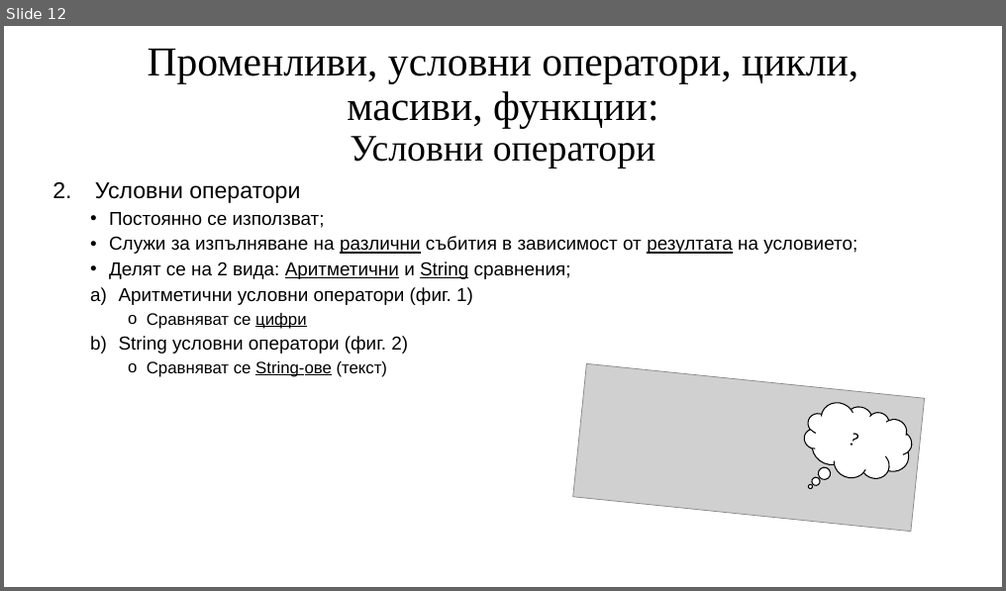
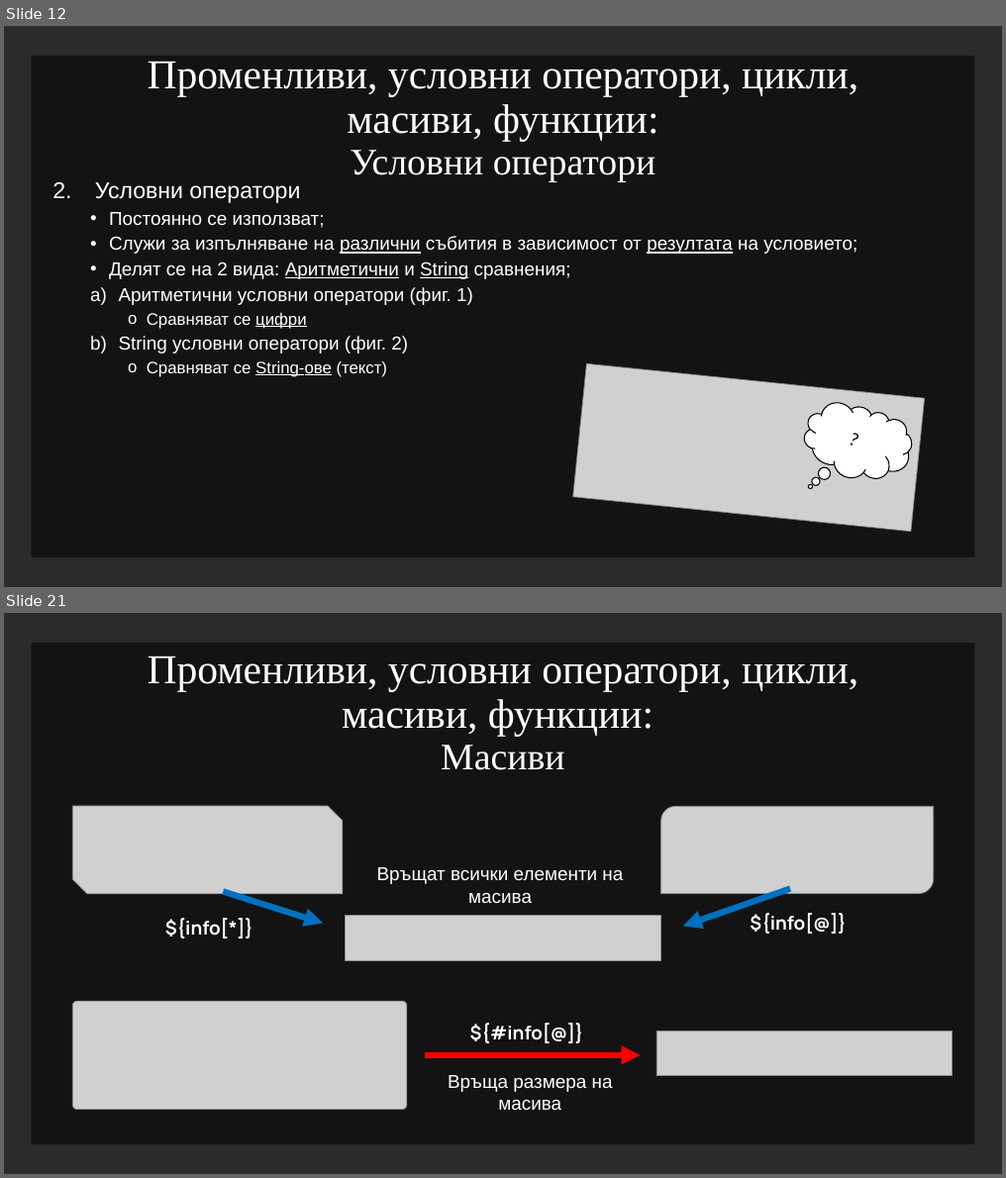
Before and after one commit to Rokyuto/School, a slide deck: Operating Systems/19205.pptx. Shown one above the other, each under a label of ours: slide 12 before the commit, slides 12 and 21 after it; the slides between them are not shown. The pictures are 1006x591 and 1006x1178 pixels, drawn with LibreOffice and Linux fonts; fonts in the diff are those of the drawing; grey boxes stand for pictures; background and template pictures are left out; a plain dark background stands for a picture behind light text. Boxes give left, top, right and bottom in pixels: in the first picture for what was removed or moved away, otherwise in the second. Text is boxed around its words. In the diff, an @@ line names an element or a change of style, - is before the commit and + after.

```diff
--- a/Operating Systems/19205.pptx
+++ b/Operating Systems/19205.pptx
@@ slide 21 added at (4, 613, 1002, 1174), background picture (left out) @@
@@ rectangle added at (31, 643, 974, 1145), fill #000000 at 55% opacity @@
@@ title added at (148, 656, 858, 770), 39.6 pt, text #FFFFFF @@
+Променливи, условни оператори, цикли, масиви, функции:
+Масиви
@@ picture added at (73, 806, 343, 894) @@
@@ picture added at (661, 806, 934, 894) @@
@@ text added at (377, 867, 623, 903), 18 pt, text #FFFFFF @@
+Връщат всички елементи на масива
@@ arrow added from (224, 891) to (323, 924), #0070C0 6 pt @@
@@ arrow added from (790, 888) to (683, 926), #0070C0 6 pt @@
@@ text added at (165, 918, 253, 939), 18 pt, text #FFFFFF, bold @@
+${info[*]}
@@ picture added at (346, 915, 660, 960) @@
@@ text added at (749, 913, 846, 934), 18 pt, text #FFFFFF, bold @@
+${info[@]}
@@ picture added at (73, 1001, 408, 1110) @@
@@ text added at (470, 1023, 584, 1044), 18 pt, text #FFFFFF, bold @@
+${#info[@]}
@@ arrow added from (425, 1056) to (641, 1056), #FF0000 6 pt @@
@@ picture added at (656, 1032, 952, 1076) @@
@@ text added at (448, 1075, 613, 1110), 18 pt, text #FFFFFF @@
+Връща размера на масива
@@ slide 12 changed as well @@
@@ background #FFFFFF to picture (left out) @@
@@ rectangle added at (31, 56, 974, 558), fill #000000 at 55% opacity @@
@@ title "Променливи, условни оператори, цикли, масиви, ..." at (148, 61, 858, 182): text colour #000000 to #FFFFFF @@
@@ title "Променливи, условни оператори, цикли, масиви, ...": place and size @@
-title "Променливи, условни оператори, цикли, масиви, ..." at (148, 48, 858, 169)
+title "Променливи, условни оператори, цикли, масиви, ..." at (148, 61, 858, 182)
@@ text "Условни оператори" at (95, 182, 857, 377): text colour #000000 to #FFFFFF @@
```
Also in this commit, not shown: 15 other slides changed, 14 other slides added, 2 slides removed, 13 other files.
